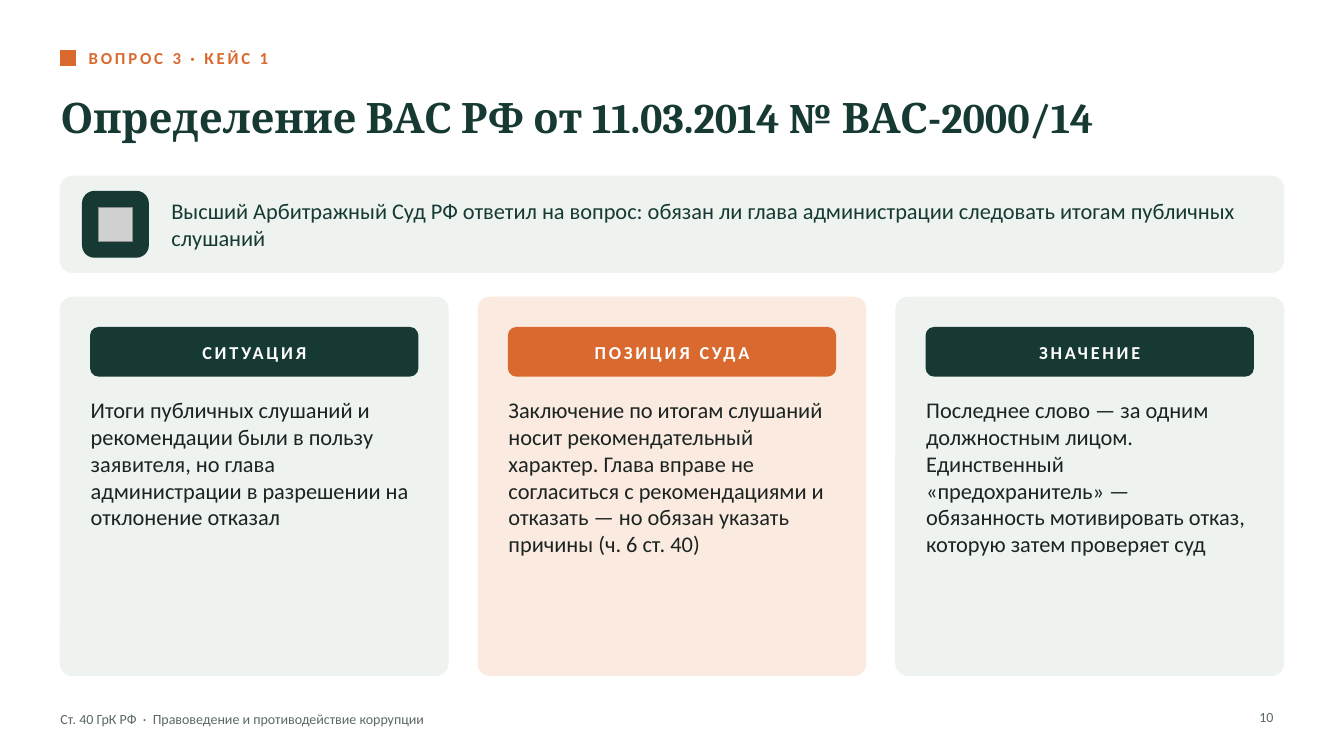
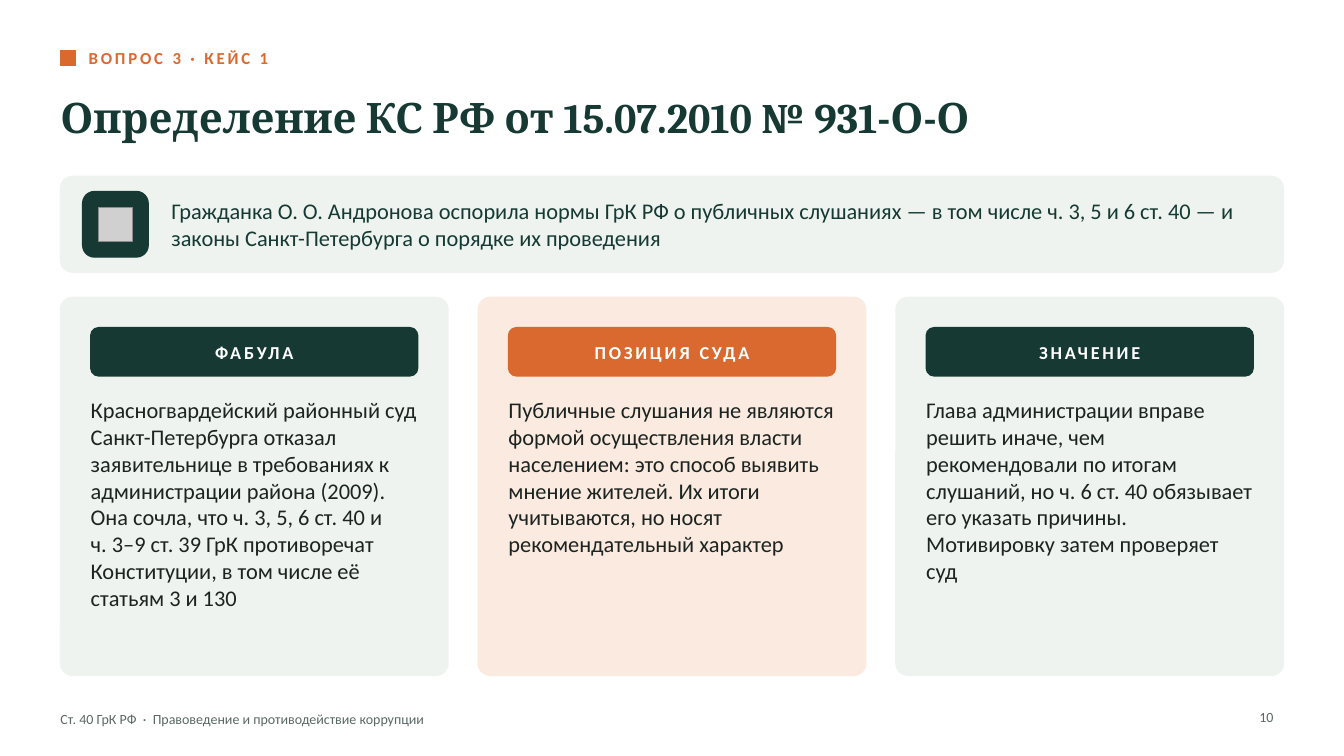
Before and after one commit to danok12/danok12, a slide deck: slide 10 of ucheba/pravovedenie-grk/Ст. 40 ГрК РФ — презентация.pptx. Drawn at 1344x756 pixels with LibreOffice and Linux fonts; fonts in the diff are those of the drawing; grey boxes stand for pictures. Boxes give left, top, right and bottom in pixels: in the first picture for what was removed or moved away, otherwise in the second. Text is boxed around its words. In the diff, an @@ line names an element or a change of style, - is before the commit and + after.

```diff
--- a/ucheba/pravovedenie-grk/Ст. 40 ГрК РФ — презентация.pptx
+++ b/ucheba/pravovedenie-grk/Ст. 40 ГрК РФ — презентация.pptx
@@ text at bbox=[60, 102, 969, 143]: text changed @@
-Определение ВАС РФ от 11.03.2014 № ВАС-2000/14
+Определение КС РФ от 15.07.2010 № 931-О-О
@@ text at bbox=[171, 204, 1233, 250]: text changed @@
-Высший Арбитражный Суд РФ ответил на вопрос: обязан ли глава администрации следовать итогам публичных слушаний
+Гражданка О. О. Андронова оспорила нормы ГрК РФ о публичных слушаниях — в том числе ч. 3, 5 и 6 ст. 40 — и законы Санкт-Петербурга о порядке их проведения
@@ text at bbox=[91, 328, 417, 376]: text changed @@
-СИТУАЦИЯ
+ФАБУЛА
@@ text at bbox=[91, 403, 416, 606]: text changed @@
-Итоги публичных слушаний и рекомендации были в пользу заявителя, но глава администрации в разрешении на отклонение отказал
+Красногвардейский районный суд Санкт-Петербурга отказал заявительнице в требованиях к администрации района (2009). Она сочла, что ч. 3, 5, 6 ст. 40 и ч. 3–9 ст. 39 ГрК противоречат Конституции, в том числе её статьям 3 и 130
@@ text at bbox=[508, 403, 833, 556]: text changed @@
-Заключение по итогам слушаний носит рекомендательный характер. Глава вправе не согласиться с рекомендациями и отказать — но обязан указать причины (ч. 6 ст. 40)
+Публичные слушания не являются формой осуществления власти населением: это способ выявить мнение жителей. Их итоги учитываются, но носят рекомендательный характер
@@ text at bbox=[926, 403, 1253, 583]: text changed @@
-Последнее слово — за одним должностным лицом. Единственный «предохранитель» — обязанность мотивировать отказ, которую затем проверяет суд
+Глава администрации вправе решить иначе, чем рекомендовали по итогам слушаний, но ч. 6 ст. 40 обязывает его указать причины. Мотивировку затем проверяет суд
```
Also in this commit, not shown: 1 other slide changed, 5 other files.
